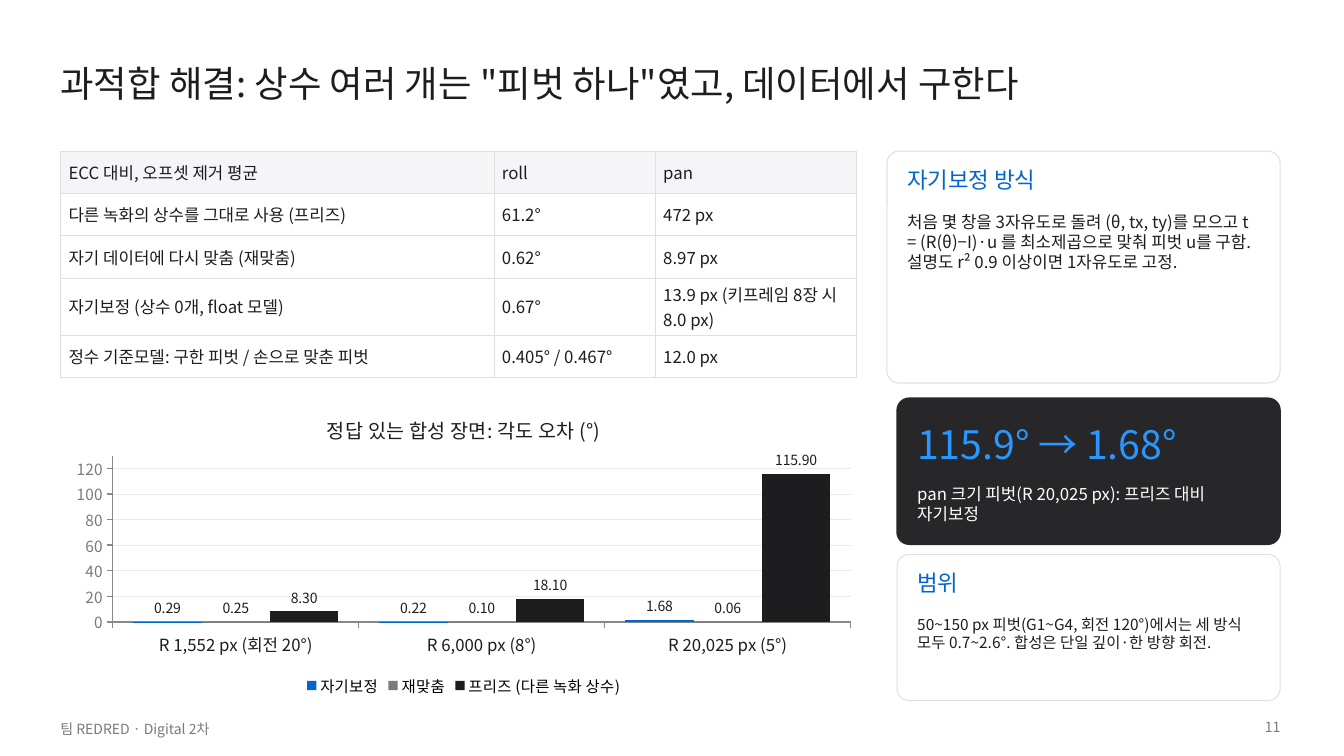
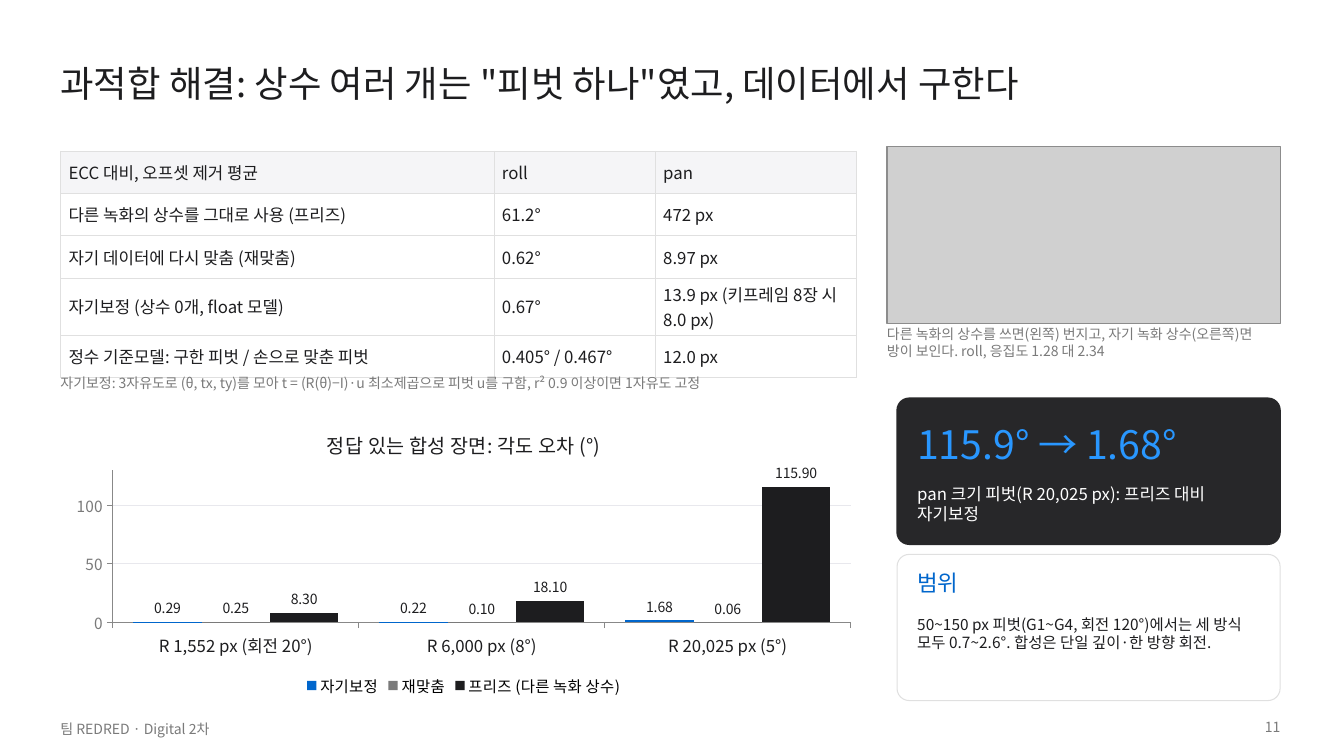
Before and after one commit to GangHeeJo/AI-SEMI, a slide deck: slide 11 of submission/REDRED_2차_발표자료_칩S.pptx. Drawn at 1344x756 pixels with LibreOffice and Linux fonts; fonts in the diff are those of the drawing; grey boxes stand for pictures. Boxes give left, top, right and bottom in pixels: in the first picture for what was removed or moved away, otherwise in the second. Text is boxed around its words. In the diff, an @@ line names an element or a change of style, - is before the commit and + after.

```diff
--- a/submission/REDRED_2차_발표자료_칩S.pptx
+++ b/submission/REDRED_2차_발표자료_칩S.pptx
@@ picture added at [887,146,1280,324] @@
@@ rounded rectangle removed at [887,151,1280,383] @@
@@ text removed at [907,169,1035,190] @@
-자기보정 방식
@@ text at [887,327,1252,358]: text changed; size 12 to 10 pt; text colour #1D1D1F to #7A7A7A @@
-처음 몇 창을 3자유도로 돌려 (θ, tx, ty)를 모으고 t = (R(θ)−I)·u 를 최소제곱으로 맞춰 피벗 u를 구함. 설명도 r² 0.9 이상이면 1자유도로 고정.
+다른 녹화의 상수를 쓰면(왼쪽) 번지고, 자기 녹화 상수(오른쪽)면 방이 보인다. roll, 응집도 1.28 대 2.34
@@ text added at [60,375,701,391], 10 pt, text #7A7A7A @@
+자기보정: 3자유도로 (θ, tx, ty)를 모아 t = (R(θ)−I)·u 최소제곱으로 피벗 u를 구함, r² 0.9 이상이면 1자유도 고정
@@ column chart: place and size @@
-column chart at [60,398,867,701]
+column chart at [60,413,867,701]
```
Also in this commit, not shown: 3 other slides changed, 10 other files.
